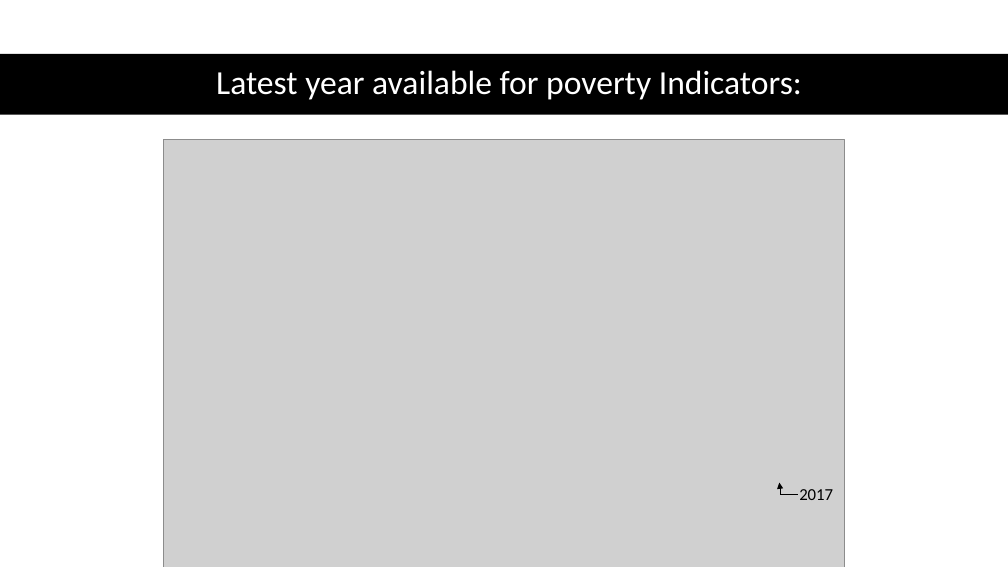
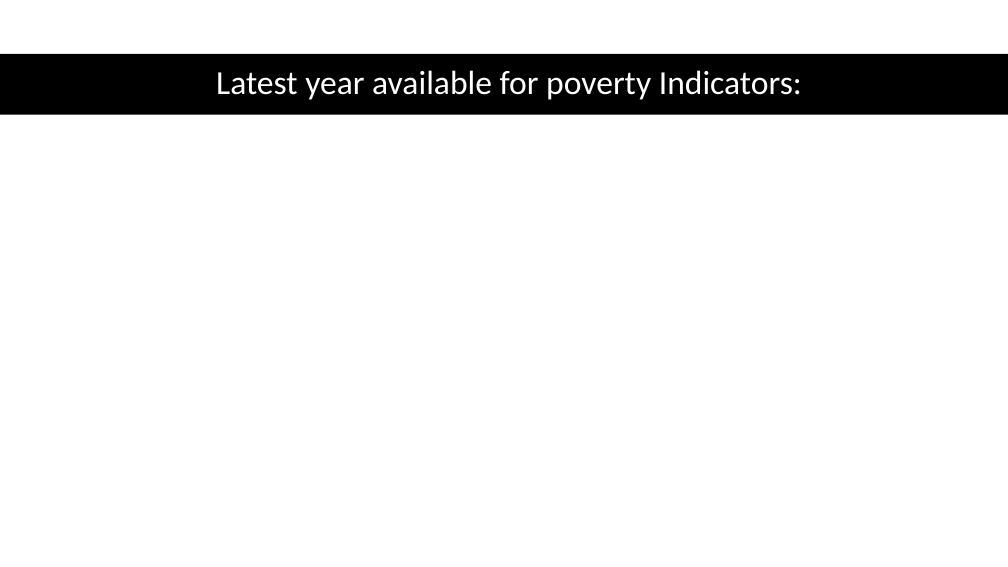
Before and after one commit to gonzalezmorales/sdg-data-availability, a slide deck: slide 17 of Indicator Availability for RC Countries.pptx (slide 3 before the commit). Drawn at 1008x567 pixels with LibreOffice and Linux fonts; fonts in the diff are those of the drawing; grey boxes stand for pictures. Boxes give left, top, right and bottom in pixels: in the first picture for what was removed or moved away, otherwise in the second. Text is boxed around its words. In the diff, an @@ line names an element or a change of style, - is before the commit and + after.

```diff
--- a/Indicator Availability for RC Countries.pptx
+++ b/Indicator Availability for RC Countries.pptx
@@ picture removed at bbox=[164, 139, 845, 567] @@
@@ elbow arrow removed from (798, 494) to (780, 482) @@
@@ text removed at bbox=[799, 489, 833, 500] @@
-2017
```
Also in this commit, not shown: 1 other slide changed, 14 slides added, 25 other files.
